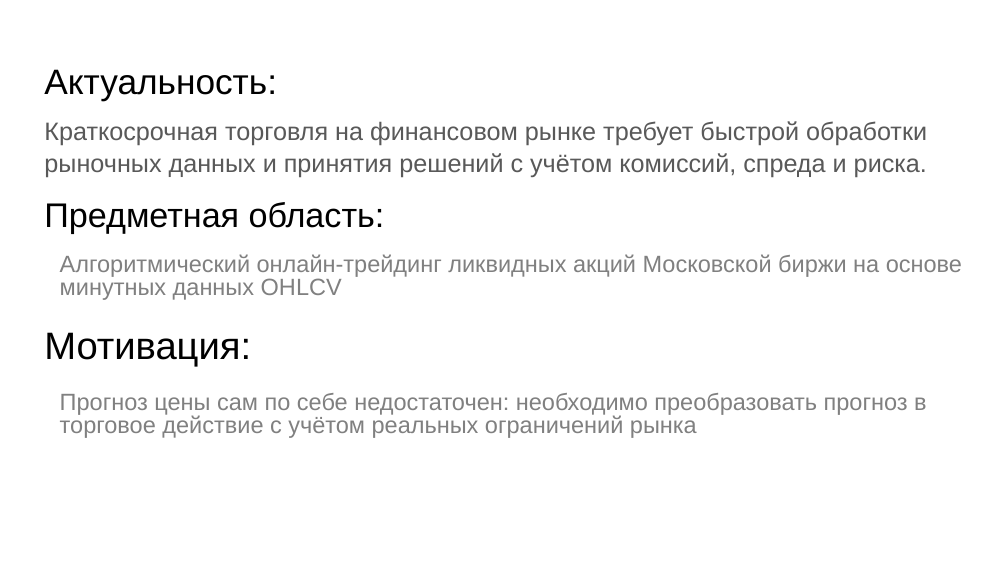
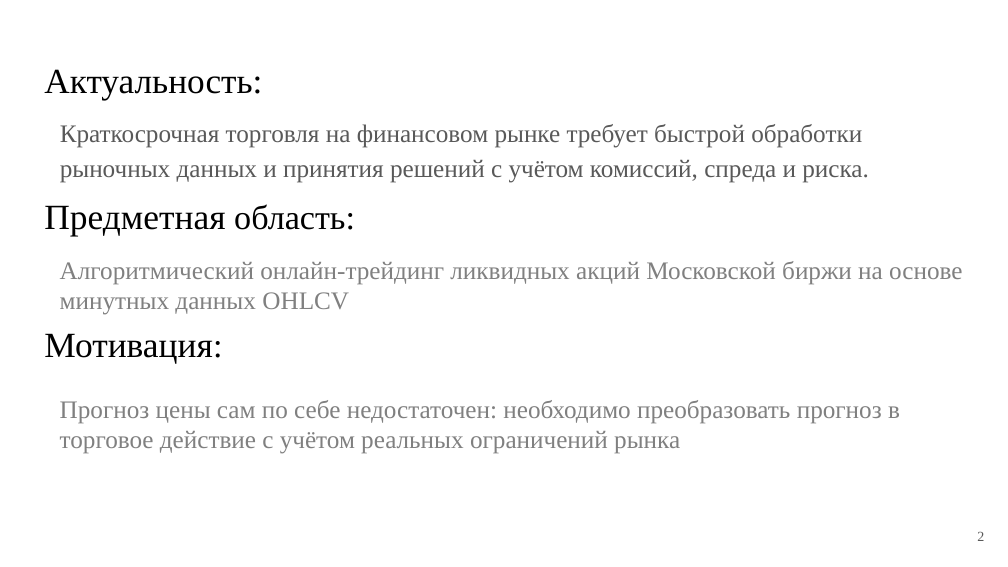
Before and after one commit to PetrovKirill00/BKP, a slide deck: slide 2 of Презентация.pptx. Drawn at 1008x567 pixels with LibreOffice and Linux fonts; fonts in the diff are those of the drawing. Boxes give left, top, right and bottom in pixels: in the first picture for what was removed or moved away, otherwise in the second. Text is boxed around its words. In the diff, an @@ line names an element or a change of style, - is before the commit and + after.

```diff
--- a/Презентация.pptx
+++ b/Презентация.pptx
@@ title "Актуальность:" at (x1=44, y1=69, x2=262, y2=100): font Arial to Times New Roman @@
@@ text "Краткосрочная торговля на финансовом рынке ..." moved from (x1=44, y1=121, x2=927, y2=177) to (x1=60, y1=124, x2=869, y2=183) @@
@@ text "Краткосрочная торговля на финансовом рынке ..." at (x1=60, y1=124, x2=869, y2=183): font Arial to Times New Roman; line spacing 1.05 to 1.15 @@
@@ text "Предметная область:" at (x1=44, y1=204, x2=355, y2=236): size 24.4 to 25.4 pt in "Предметная"; font Arial to Times New Roman @@
@@ text "Алгоритмический онлайн-трейдинг ликвидных акций Московской ..." at (x1=60, y1=261, x2=962, y2=315): size 16.8 to 18 pt, font Arial to Times New Roman; line spacing 0.8 to 1 @@
@@ text "Мотивация:" at (x1=44, y1=333, x2=222, y2=363): size 27.3 to 25.4 pt, font Arial to Times New Roman; size 27.3 to 24.4 pt in "Мотивация:" @@
@@ text "Прогноз цены сам по себе ..." at (x1=60, y1=400, x2=900, y2=454): size 16.8 to 18 pt, font Arial to Times New Roman; line spacing 0.8 to 1 @@
@@ page number added at (x1=977, y1=532, x2=984, y2=541), 10 pt, text #595959 @@
+2
```
Also in this commit, not shown: 4 other slides changed, 7 slides added, 5 slides removed, 24 other files.
